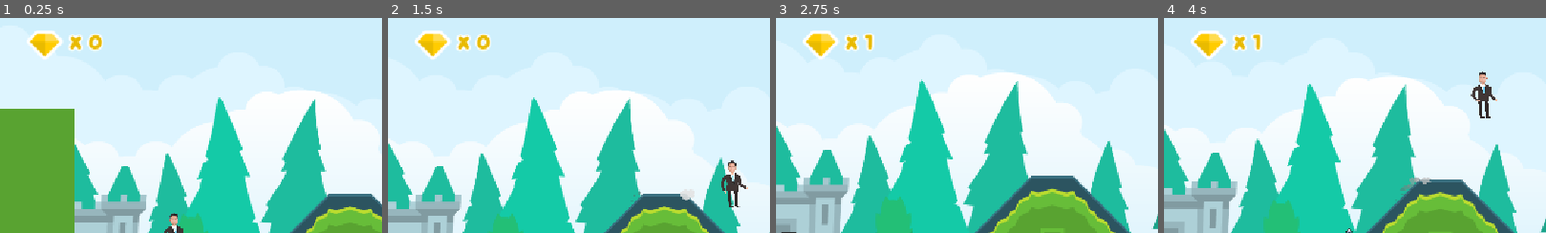
Above: before the commit, frames 1-4 (left to right).
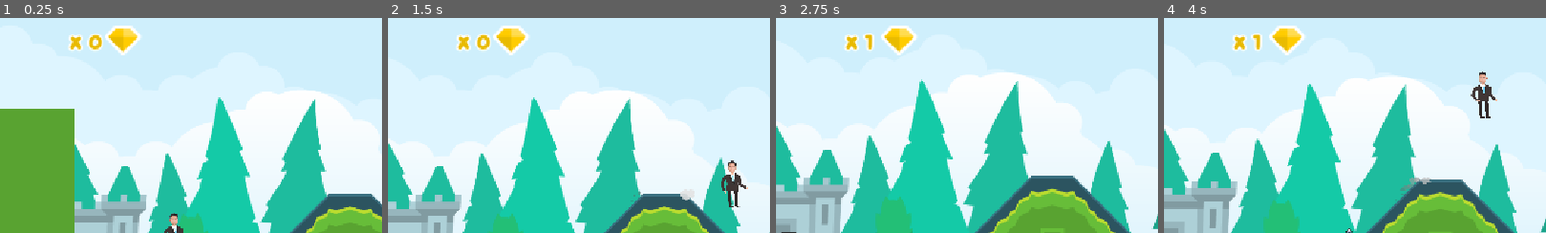
Above: after the commit, the same moments.

Repository: YanathornBoonlue/projectgame2d
Game: Godot game, scene res://Scenes/Levels/Level_02.tscn
Two runs of this game, one before a commit and one after it. Both use one fixed random seed, a clock stepped at 60 frames per second and the inputs below. This scene is started directly instead of the project's main scene.
Inputs:
- Up to frame 1 (0.25 s): no input
- Up to frame 2 (1.5 s): hold D (Right) from 0.53 s (still down); tap Space (Jump) at 0.77 s
- Up to frame 3 (2.75 s): tap Space (Jump) at 1.52 s; release D (Right) at 2.03 s; hold A (Left) from 2.03 s (still down)
- Up to frame 4 (4 s): release A (Left) at 2.78 s; hold D (Right) from 2.78 s (still down); tap Space (Jump) at 3.02, 3.77 s
The pictures show only the part of the screen within x 0-50%, y 4-54%; the shares and areas given below are measured in that part.

The runs differ from the first frame. In frame 1, 1.6% of the frame differs, in the area x 7-37%, y 3-20%; in frame 2, 1.7%; in frame 3, 1.7%; in frame 4, 1.7%.

Commit message:
Second Commit

Diff:
--- a/Scenes/Levels/Level_02.tscn
+++ b/Scenes/Levels/Level_02.tscn
@@ -470,10 +470,10 @@
 [node name="ScoreTexture" type="TextureRect" parent="UserInterface/GameUI/Score"]
 unique_name_in_owner = true
 layout_mode = 0
-offset_left = 16.0
-offset_top = 16.0
-offset_right = 116.0
-offset_bottom = 116.0
+offset_left = 134.0
+offset_top = 9.0
+offset_right = 234.0
+offset_bottom = 109.0
 texture = ExtResource("7_ns8o6")
 stretch_mode = 4
 
Not shown, added: .DS_Store
